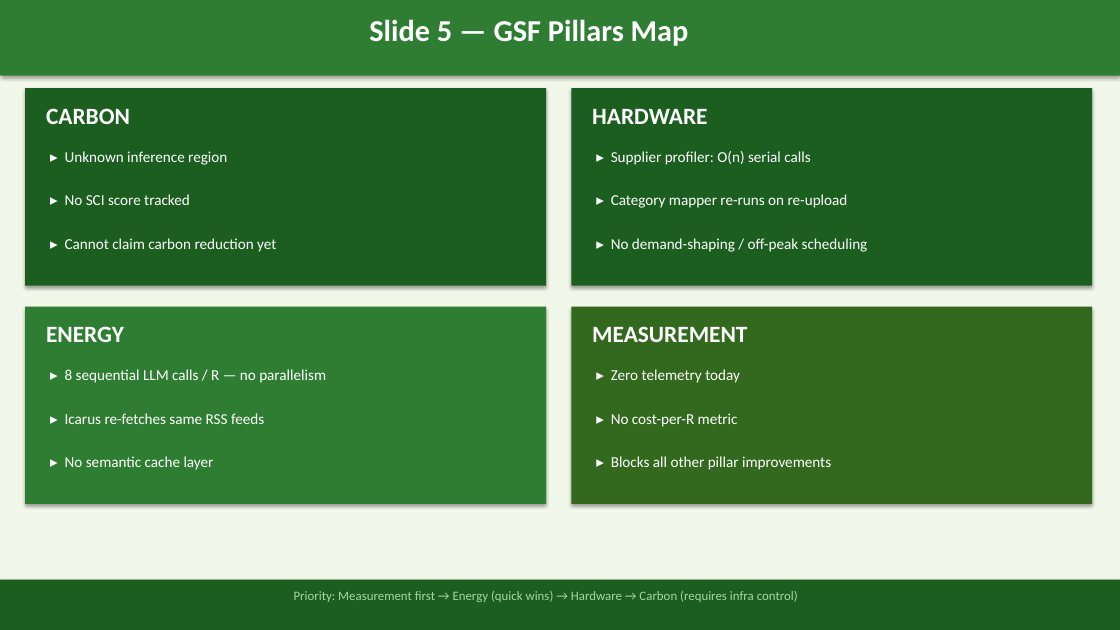
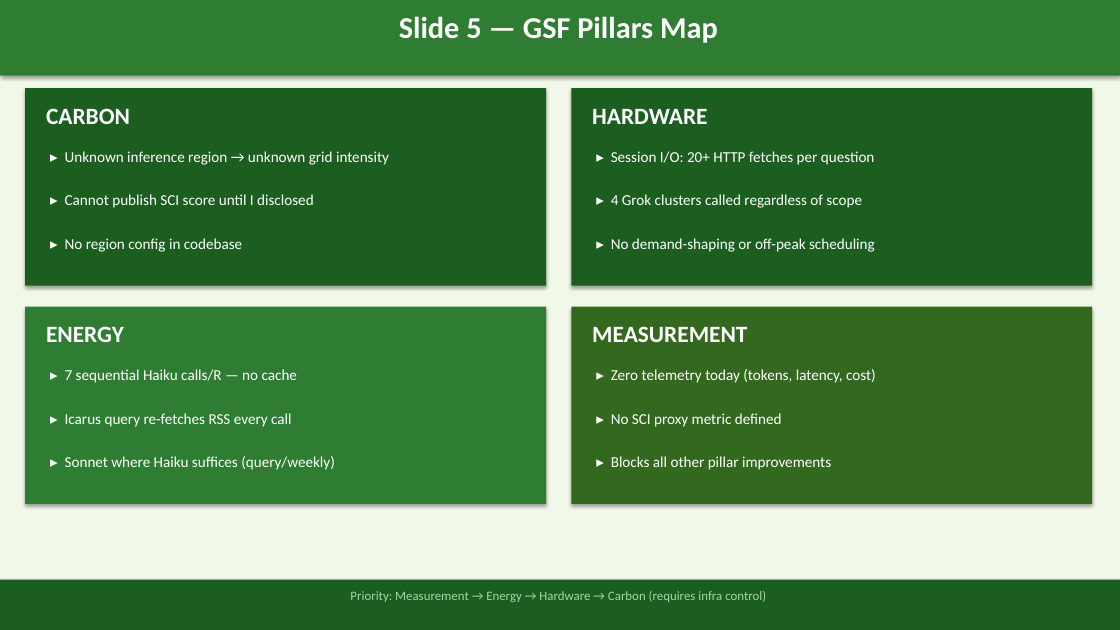
Before and after one commit to eugnmueller-87/IRONHACK, a slide deck: slide 6 of Week 6/LAB 10/SpendLens_Green_Audit_LAB10.pptx. Drawn at 1120x630 pixels with LibreOffice and Linux fonts; fonts in the diff are those of the drawing. Boxes give left, top, right and bottom in pixels: in the first picture for what was removed or moved away, otherwise in the second. Text is boxed around its words. In the diff, an @@ line names an element or a change of style, - is before the commit and + after.

```diff
--- a/Week 6/LAB 10/SpendLens_Green_Audit_LAB10.pptx
+++ b/Week 6/LAB 10/SpendLens_Green_Audit_LAB10.pptx
@@ text "Slide 5 — GSF Pillars ..." moved from (x1=369, y1=19, x2=689, y2=46) to (x1=399, y1=16, x2=718, y2=43) @@
@@ text at (x1=65, y1=151, x2=389, y2=165): text changed @@
-▸ Unknown inference region
+▸ Unknown inference region → unknown grid intensity
@@ text at (x1=611, y1=151, x2=875, y2=165): text changed @@
-▸ Supplier profiler: O(n) serial calls
+▸ Session I/O: 20+ HTTP fetches per question
@@ text at (x1=65, y1=194, x2=314, y2=208): text changed @@
-▸ No SCI score tracked
+▸ Cannot publish SCI score until I disclosed
@@ text at (x1=611, y1=194, x2=862, y2=208): text changed @@
-▸ Category mapper re-runs on re-upload
+▸ 4 Grok clusters called regardless of scope
@@ text at (x1=65, y1=238, x2=242, y2=252): text changed @@
-▸ Cannot claim carbon reduction yet
+▸ No region config in codebase
@@ text at (x1=611, y1=238, x2=875, y2=252): text changed @@
-▸ No demand-shaping / off-peak scheduling
+▸ No demand-shaping or off-peak scheduling
@@ text at (x1=65, y1=369, x2=297, y2=383): text changed @@
-▸ 8 sequential LLM calls / R — no parallelism
+▸ 7 sequential Haiku calls/R — no cache
@@ text at (x1=611, y1=369, x2=876, y2=383): text changed @@
-▸ Zero telemetry today
+▸ Zero telemetry today (tokens, latency, cost)
@@ text at (x1=65, y1=413, x2=291, y2=427): text changed @@
-▸ Icarus re-fetches same RSS feeds
+▸ Icarus query re-fetches RSS every call
@@ text at (x1=611, y1=413, x2=782, y2=427): text changed @@
-▸ No cost-per-R metric
+▸ No SCI proxy metric defined
@@ text at (x1=65, y1=456, x2=335, y2=470): text changed @@
-▸ No semantic cache layer
+▸ Sonnet where Haiku suffices (query/weekly)
@@ text at (x1=350, y1=591, x2=766, y2=602): text changed @@
-Priority: Measurement first → Energy (quick wins) → Hardware → Carbon (requires infra control)
+Priority: Measurement → Energy → Hardware → Carbon (requires infra control)
```
Also in this commit, not shown: 8 other slides changed, 4 slides added, 4 slides removed, 3 other files.
